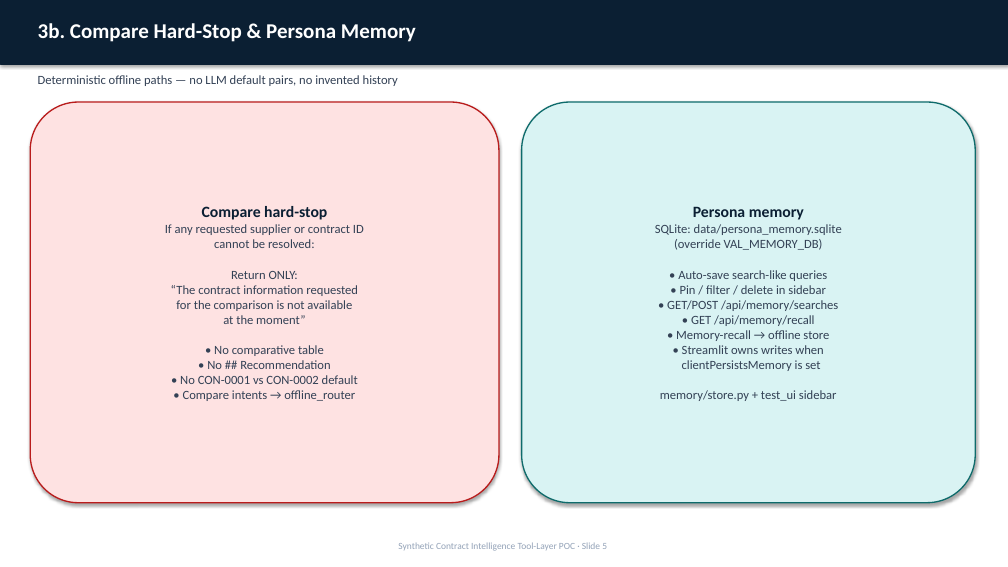
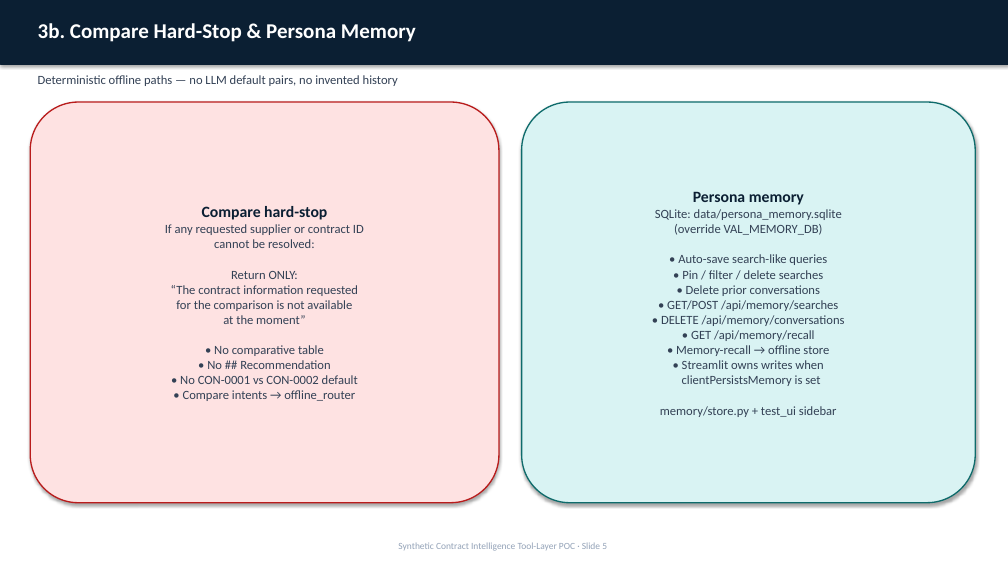
Before and after one commit to booshank/VALAgent, a slide deck: slide 5 of docs/VAL_CoPilot_Architecture_and_Process_Flow.pptx. Drawn at 1008x567 pixels with LibreOffice and Linux fonts; fonts in the diff are those of the drawing. Boxes give left, top, right and bottom in pixels: in the first picture for what was removed or moved away, otherwise in the second. Text is boxed around its words. In the diff, an @@ line names an element or a change of style, - is before the commit and + after.

```diff
--- a/docs/VAL_CoPilot_Architecture_and_Process_Flow.pptx
+++ b/docs/VAL_CoPilot_Architecture_and_Process_Flow.pptx
@@ text in rounded rectangle at (x1=655, y1=209, x2=845, y2=417): text changed @@
-SQLite: data/persona_memory.sqlite
-(override VAL_MEMORY_DB)
-• Auto-save search-like queries
-• Pin / filter / delete in sidebar
-• GET/POST /api/memory/searches
-• GET /api/memory/recall
-• Memory-recall → offline store
-• Streamlit owns writes when
-clientPersistsMemory is set
-memory/store.py + test_ui sidebar
+SQLite: data/persona_memory.sqlite
+(override VAL_MEMORY_DB)
+• Auto-save search-like queries
+• Pin / filter / delete searches
+• Delete prior conversations
+• GET/POST /api/memory/searches
+• DELETE /api/memory/conversations
+• GET /api/memory/recall
+• Memory-recall → offline store
+• Streamlit owns writes when
+clientPersistsMemory is set
+memory/store.py + test_ui sidebar
```
Also in this commit, not shown: 3 other slides changed, 1 slide removed, 19 other files.
